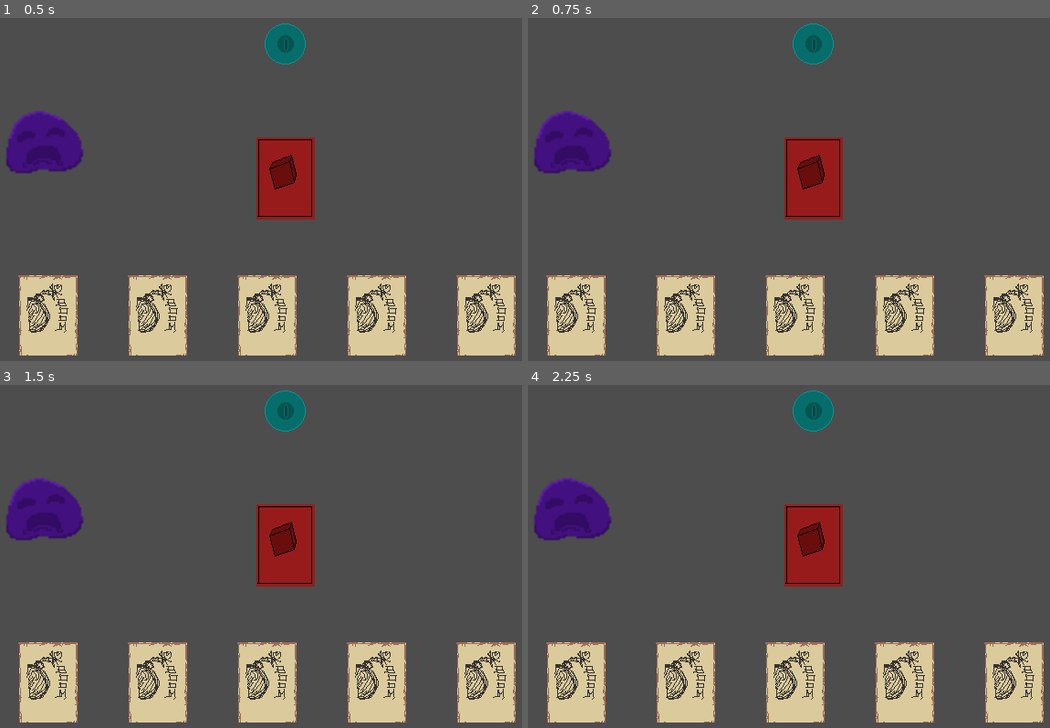
Above: before the commit, frames 1-4 (two rows, left to right).
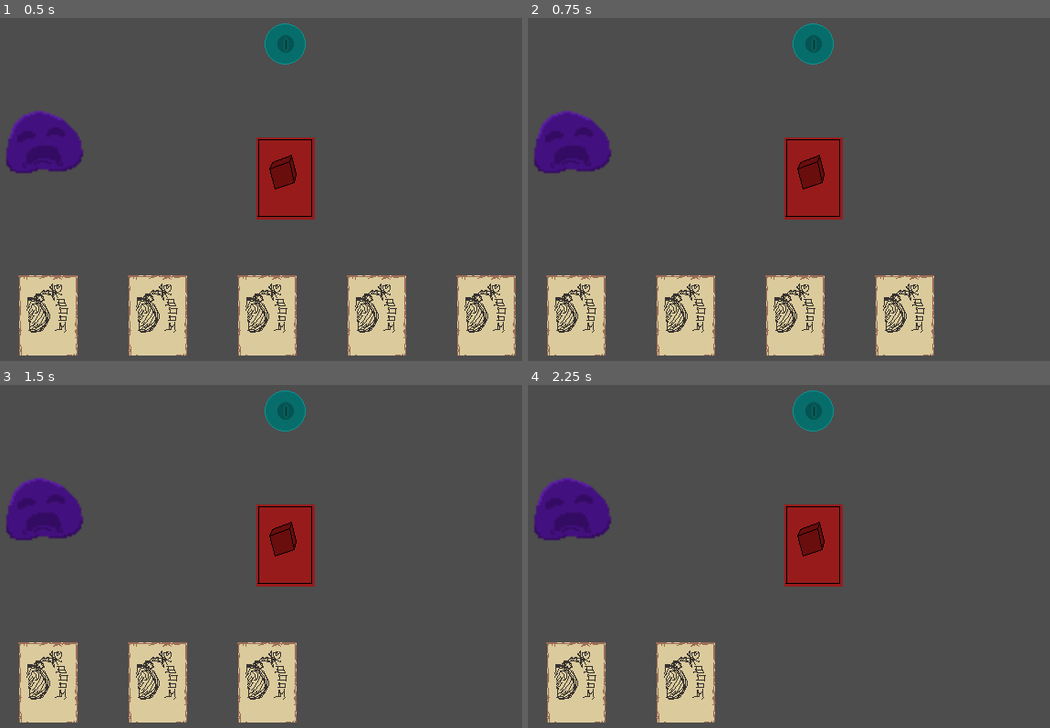
Above: after the commit, the same moments.

Repository: EtMechanicum/7Carrusel
Game: Godot game, scene res://scenes/game.tscn
Two runs of this game, one before a commit and one after it. Both use one fixed random seed, a clock stepped at 60 frames per second and the inputs below.
Inputs (mouse positions are in pixels of both pictures, inside the frame that each line leads up to):
- Up to frame 1 (0.5 s): no input
- Up to frame 2 (0.75 s): tap Enter at 0.5 s; move the mouse to (574, 316) at 0.52 s; click (574, 316) at 0.67 s
- Up to frame 3 (1.5 s): tap Space at 1.25 s; move the mouse to (156, 683) at 1.27 s; click (156, 683) at 1.42 s
- Up to frame 4 (2.25 s): tap Enter at 2 s; move the mouse to (794, 683) at 2.02 s; click (794, 683) at 2.17 s

Frame 1 is identical in both runs. In frame 2, 2.6% of the frame differs, in the area x 87-99%, y 75-99%; in frame 3, 5.2%; in frame 4, 7.9%, in the area x 45-99%, y 75-99%.

Commit message:
Cards are removed on use

Diff:
--- a/scripts/card.gd
+++ b/scripts/card.gd
@@ -2,6 +2,7 @@
 class_name Card
 var data = CardData.new()
 var target
+signal remove_me(node)
 
 # Called when the node enters the scene tree for the first time.
 func _ready() -> void:
@@ -18,5 +19,9 @@
 
 func _on_click_on_card(viewport: Node, event: InputEvent, shape_idx: int) -> void:
 	if event is InputEventMouseButton and event.is_pressed():
-		print("you're clickling a card")
+		print("you're clicking a card")
 		data.effect.apply(target)
+		die()
+
+func die():
+	emit_signal("remove_me", self)
--- a/scripts/hand.gd
+++ b/scripts/hand.gd
@@ -10,8 +10,20 @@
 		var card = card_factory.create_bomb(get_parent().get_parent().get_node("EnemyMarble"))
 		add_child(card)
 		card.position = Vector2(100 + i*120, 400) #Adds a margin of 100 for the first card
+		card.remove_me.connect(_on_child_remove_me)
 		cards.append(card)
 
+func rearrange_cards_position() -> void:
+	var i = 0
+	while i < cards.size():
+		for card in cards:
+			card.position = Vector2(100 + i*120, 400)
+			i += 1
+
+func _on_child_remove_me(node):
+	node.queue_free()
+	cards.erase(node)
+	rearrange_cards_position()
 
 # Called every frame. 'delta' is the elapsed time since the previous frame.
 func _process(delta: float) -> void:
